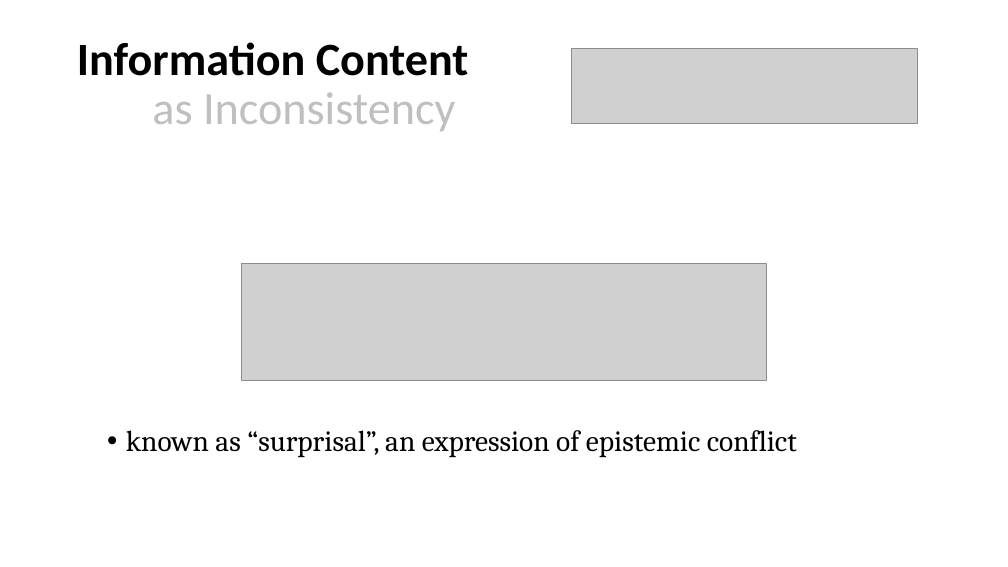
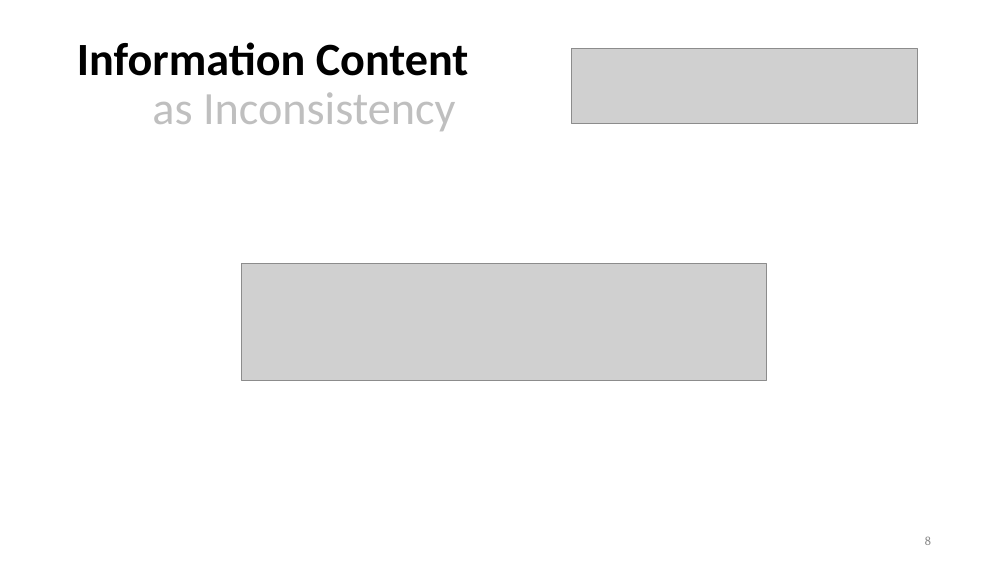
Before and after one commit to orichardson/pdg-expts, a slide deck: slide 8 of present/AISTATS-2022/one-true-loss.pptx. Drawn at 1008x567 pixels with LibreOffice and Linux fonts; fonts in the diff are those of the drawing; grey boxes stand for pictures. Boxes give left, top, right and bottom in pixels: in the first picture for what was removed or moved away, otherwise in the second. Text is boxed around its words. In the diff, an @@ line names an element or a change of style, - is before the commit and + after.

```diff
--- a/present/AISTATS-2022/one-true-loss.pptx
+++ b/present/AISTATS-2022/one-true-loss.pptx
@@ text removed at (126,430,797,457) @@
-• known as “surprisal”, an expression of epistemic conflict
@@ page number added at (925,536,931,545), 12 pt, text #8C8C8C @@
+8
```
Also in this commit, not shown: 27 other slides changed.
